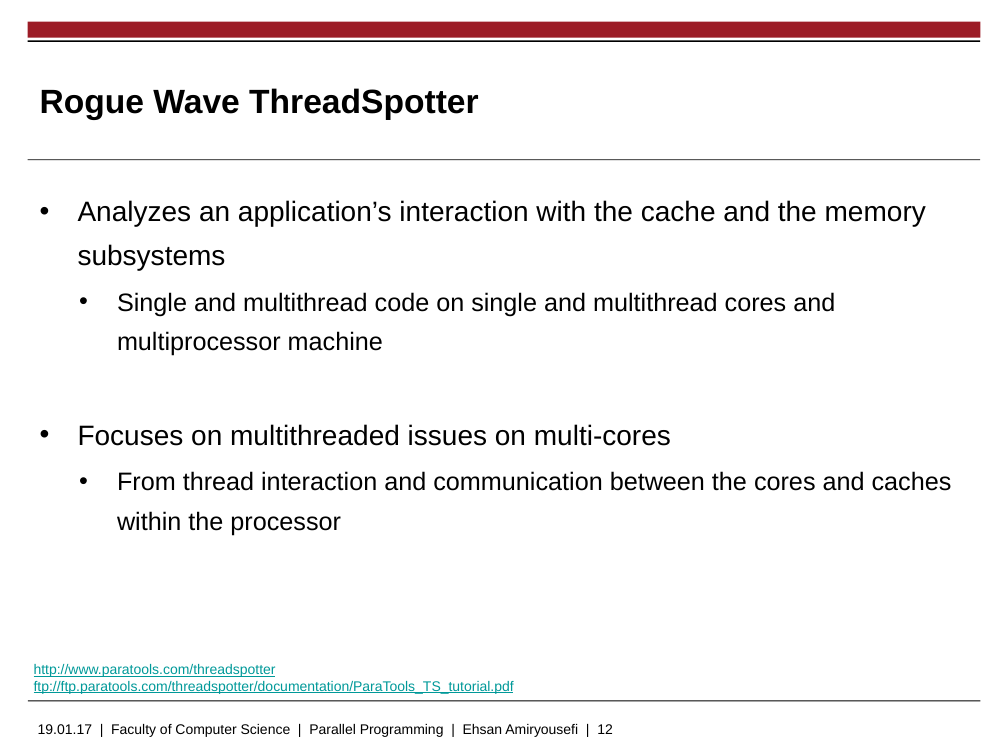
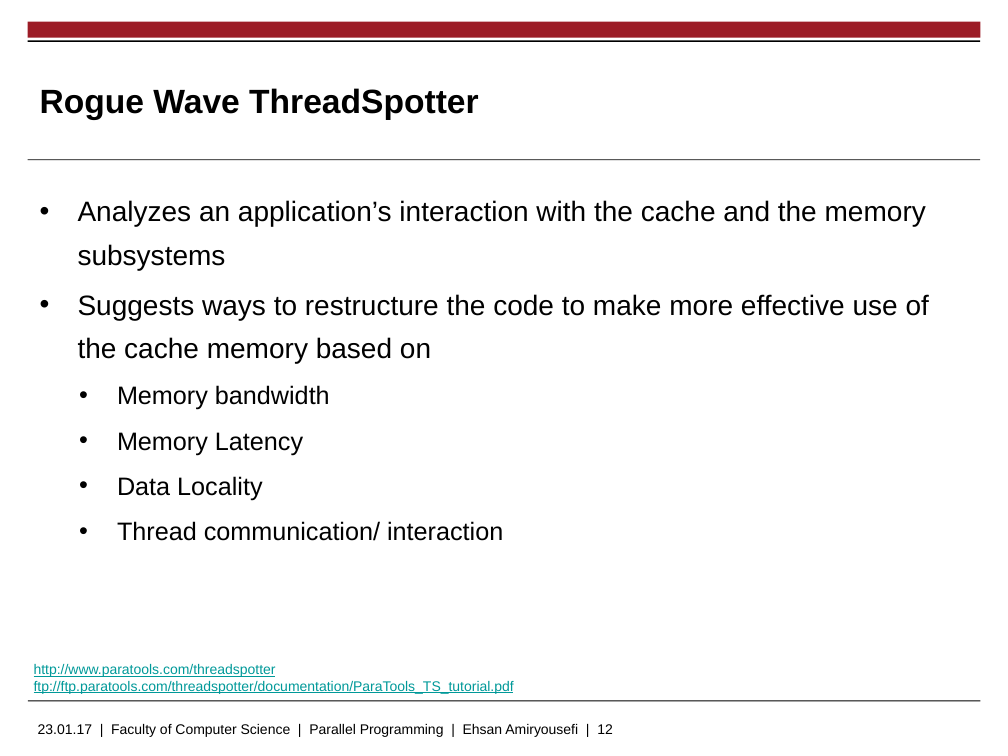
Before and after one commit to EhsanAmiryousefi/MasterThesis, a slide deck: slide 12 of Presentations/Proposal.pptx. Drawn at 1008x756 pixels with LibreOffice and Linux fonts; fonts in the diff are those of the drawing; background and template pictures are left out. Boxes give left, top, right and bottom in pixels: in the first picture for what was removed or moved away, otherwise in the second. Text is boxed around its words. In the diff, an @@ line names an element or a change of style, - is before the commit and + after.

```diff
--- a/Presentations/Proposal.pptx
+++ b/Presentations/Proposal.pptx
@@ text at bbox=[78, 294, 929, 541]: text changed; size 18 to 20 pt @@
-    • Single and multithread code on single and multithread cores and multiprocessor machine
-  • Focuses on multithreaded issues on multi-cores
-    • From thread interaction and communication between the cores and caches within the processor
+  • Suggests ways to restructure the code to make more effective use of the cache memory based on
+    • Memory bandwidth
+    • Memory Latency
+    • Data Locality
+    • Thread communication/ interaction
@@ text at bbox=[38, 724, 613, 737]: text changed @@
-19.01.17 | Faculty of Computer Science | Parallel Programming | Ehsan Amiryousefi | 12
+23.01.17 | Faculty of Computer Science | Parallel Programming | Ehsan Amiryousefi | 12
```
Also in this commit, not shown: 3 other slides changed, 3 other files.
